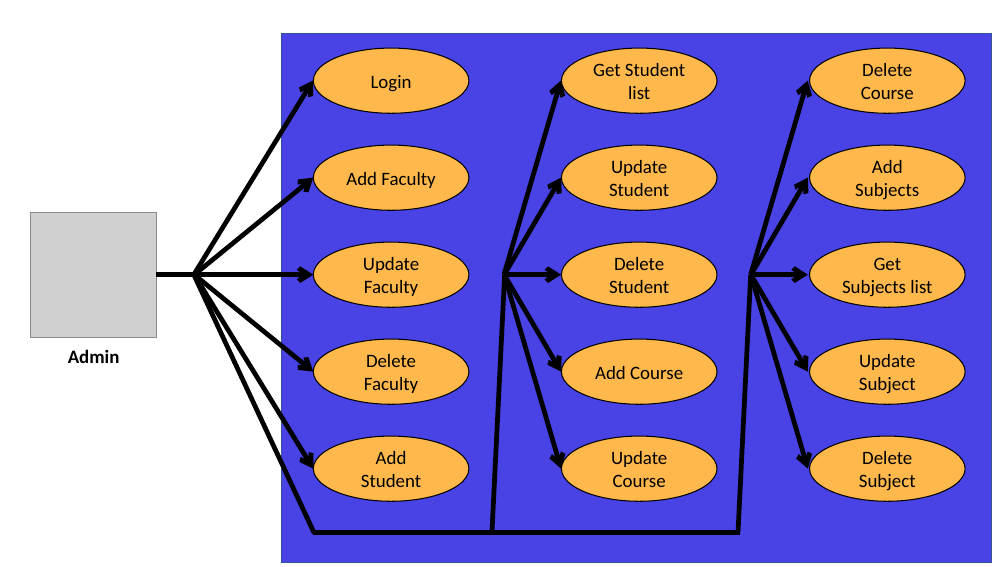
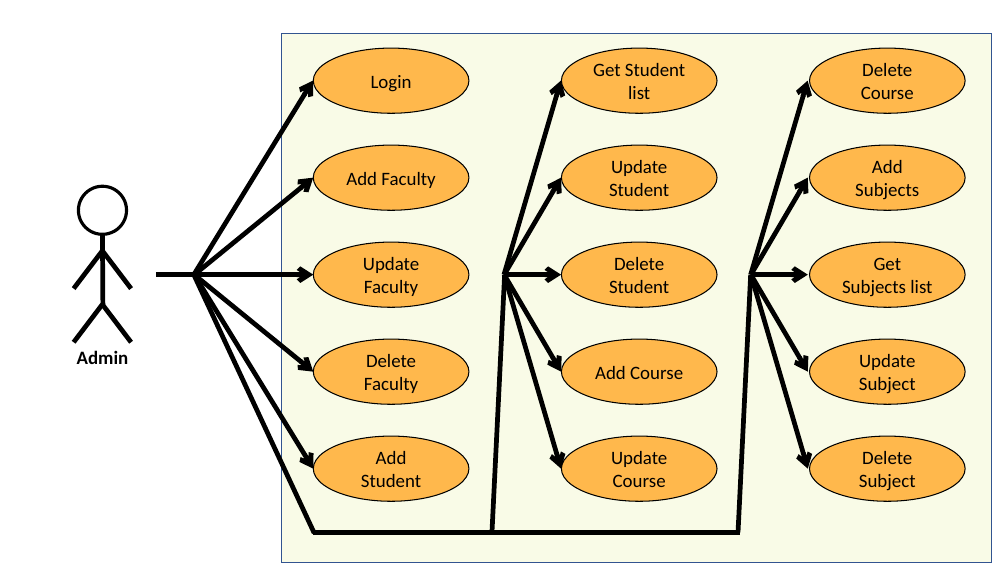
Before and after one commit to mohit-en/parixa, a slide deck: slide 1 of Documentation/Diagrams.pptx. Drawn at 1008x567 pixels with LibreOffice and Linux fonts; fonts in the diff are those of the drawing; grey boxes stand for pictures. Boxes give left, top, right and bottom in pixels: in the first picture for what was removed or moved away, otherwise in the second. Text is boxed around its words. In the diff, an @@ line names an element or a change of style, - is before the commit and + after.

```diff
--- a/Documentation/Diagrams.pptx
+++ b/Documentation/Diagrams.pptx
@@ rectangle at [282,34,992,563]: fill #4942E4 to #F9FBE7 @@
@@ picture removed at [31,212,157,337] @@
@@ group added at [73,186,131,343]: 5 lines, 1 ellipse @@
@@ text "Admin": place and size @@
-text "Admin" at [68,349,120,363]
+text "Admin" at [77,350,129,364]
```
Also in this commit, not shown: 2 other slides changed, 1 slide added, 1 slide removed, 4 other files.
